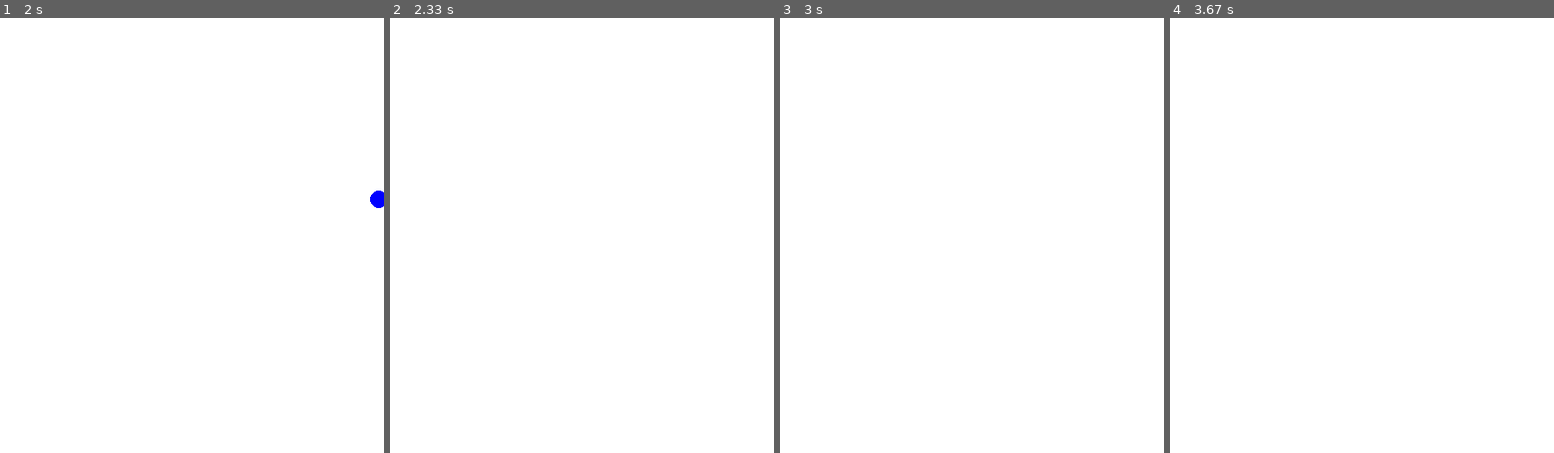
Above: before the commit, frames 1-4 (left to right).
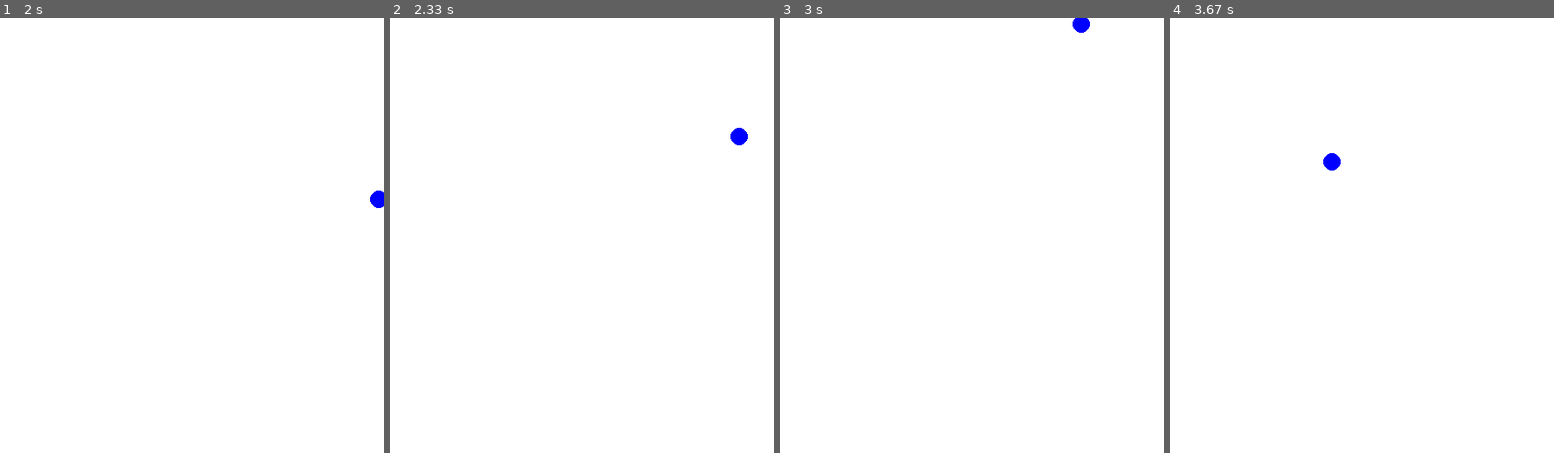
Above: after the commit, the same moments.

Repository: ColorLime90/intro_programmering
Game: pygame game, started from ballgame.py
Two runs of this game, one before a commit and one after it. Both use one fixed random seed, a clock stepped at 60 frames per second and the inputs below.
Inputs:
- Up to frame 1 (2 s): hold W 0.33-0.8 s; hold Right 0.33-0.8 s; tap A at 0.83 s; hold Right 1.17-1.63 s; hold Up 1.67-1.97 s
- Up to frame 2 (2.33 s): hold Right from 2 s (still down)
- Up to frame 3 (3 s): release Right at 2.47 s; hold Left from 2.5 s (still down)
- Up to frame 4 (3.67 s): release Left at 3.03 s; hold Down 3.07-3.37 s; hold Left from 3.4 s (still down)

Frame 1 is identical in both runs. In frame 2, 0.1% of the frame differs, in the area x 88-94%, y 25-30%; in frame 3, 0.1%; in frame 4, 0.1%.

Commit message:
added bouncing, changed filename to ballgame.py

Diff:
--- a/mygame.py
+++ b/ballgame.py
@@ -129,6 +129,11 @@
 
     # --- Game logic should go here
 
+    if x < 0 or x > 500:
+        x_speed = x_speed * -1
+    if y < 0 or y > 500:
+        y_speed = y_speed * -1
+
     x += x_speed
     y += y_speed
 
